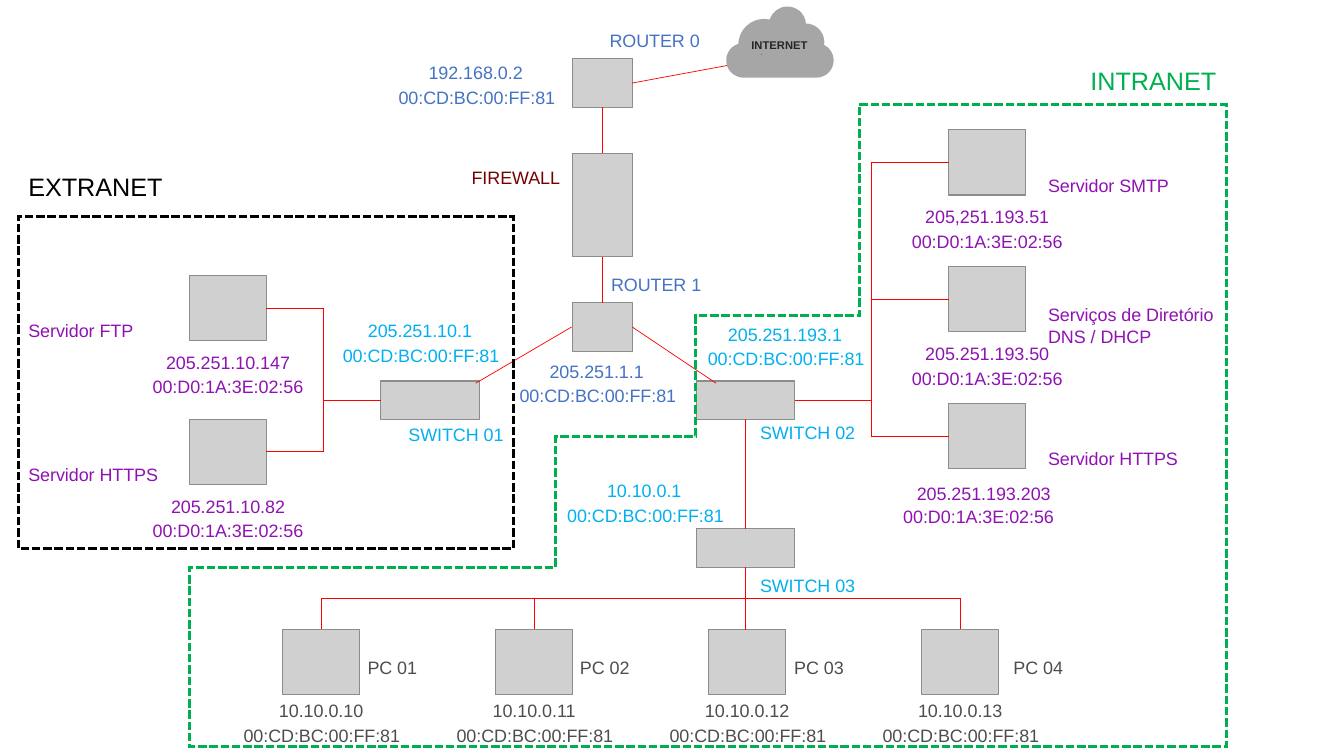
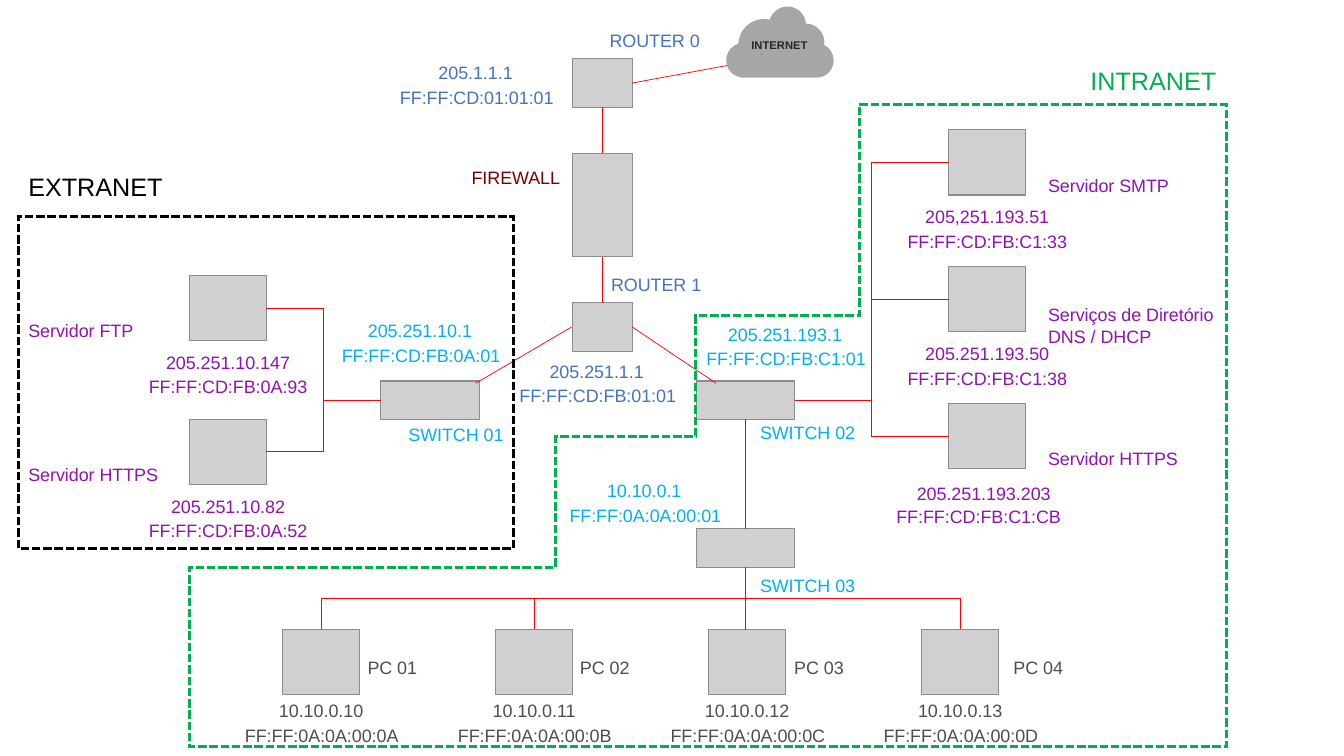
Before and after one commit to Rodrigo-TheGoats/Challenge_Natura, a slide deck: slide 2 of NFS/Sprint2.pptx. Drawn at 1344x756 pixels with LibreOffice and Linux fonts; fonts in the diff are those of the drawing; grey boxes stand for pictures. Boxes give left, top, right and bottom in pixels: in the first picture for what was removed or moved away, otherwise in the second. Text is boxed around its words. In the diff, an @@ line names an element or a change of style, - is before the commit and + after.

Commit message:
Atualizacao do IPv6

```diff
--- a/NFS/Sprint2.pptx
+++ b/NFS/Sprint2.pptx
@@ text at [438,66,512,79]: text changed @@
-192.168.0.2
+205.1.1.1
@@ text at [400,91,554,104]: text changed @@
-00:CD:BC:00:FF:81
+FF:FF:CD:01:01:01
@@ text at [908,235,1068,248]: text changed @@
-00:D0:1A:3E:02:56
+FF:FF:CD:FB:C1:33
@@ text at [342,349,501,362]: text changed @@
-00:CD:BC:00:FF:81
+FF:FF:CD:FB:0A:01
@@ text at [706,352,866,365]: text changed @@
-00:CD:BC:00:FF:81
+FF:FF:CD:FB:C1:01
@@ text at [149,380,308,393]: text changed @@
-00:D0:1A:3E:02:56
+FF:FF:CD:FB:0A:93
@@ text at [519,389,676,402]: text changed @@
-00:CD:BC:00:FF:81
+FF:FF:CD:FB:01:01
@@ text at [908,372,1068,385]: text changed @@
-00:D0:1A:3E:02:56
+FF:FF:CD:FB:C1:38
@@ text at [570,509,722,522]: text changed @@
-00:CD:BC:00:FF:81
+FF:FF:0A:0A:00:01
@@ text at [149,524,308,537]: text changed @@
-00:D0:1A:3E:02:56
+FF:FF:CD:FB:0A:52
@@ text at [896,510,1060,523]: text changed @@
-00:D0:1A:3E:02:56
+FF:FF:CD:FB:C1:CB
@@ text at [245,729,399,746]: text changed @@
-00:CD:BC:00:FF:81
+FF:FF:0A:0A:00:0A
@@ text at [458,729,612,746]: text changed @@
-00:CD:BC:00:FF:81
+FF:FF:0A:0A:00:0B
@@ text at [671,729,826,746]: text changed @@
-00:CD:BC:00:FF:81
+FF:FF:0A:0A:00:0C
@@ text at [884,729,1039,746]: text changed @@
-00:CD:BC:00:FF:81
+FF:FF:0A:0A:00:0D
```
